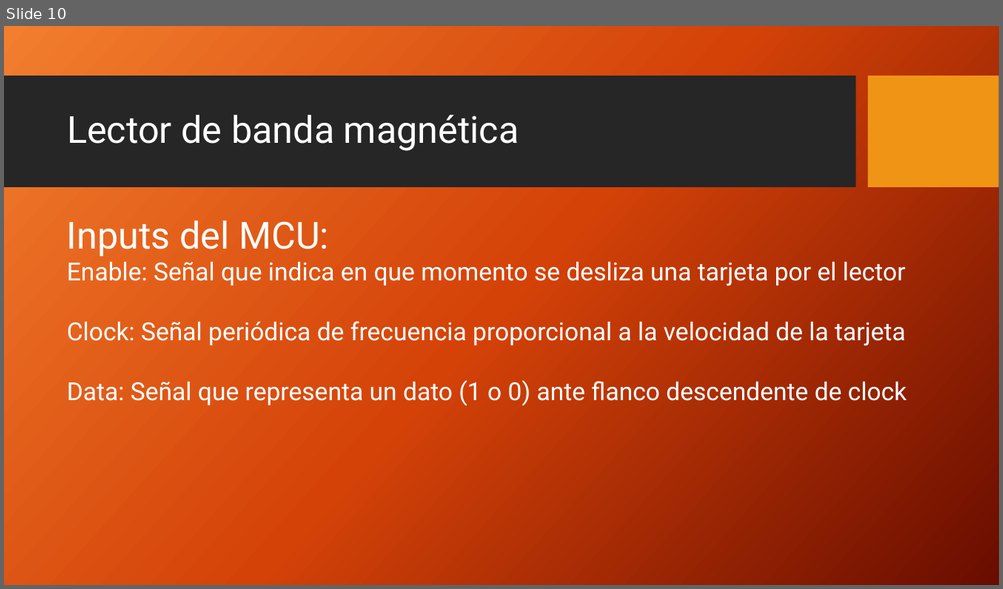
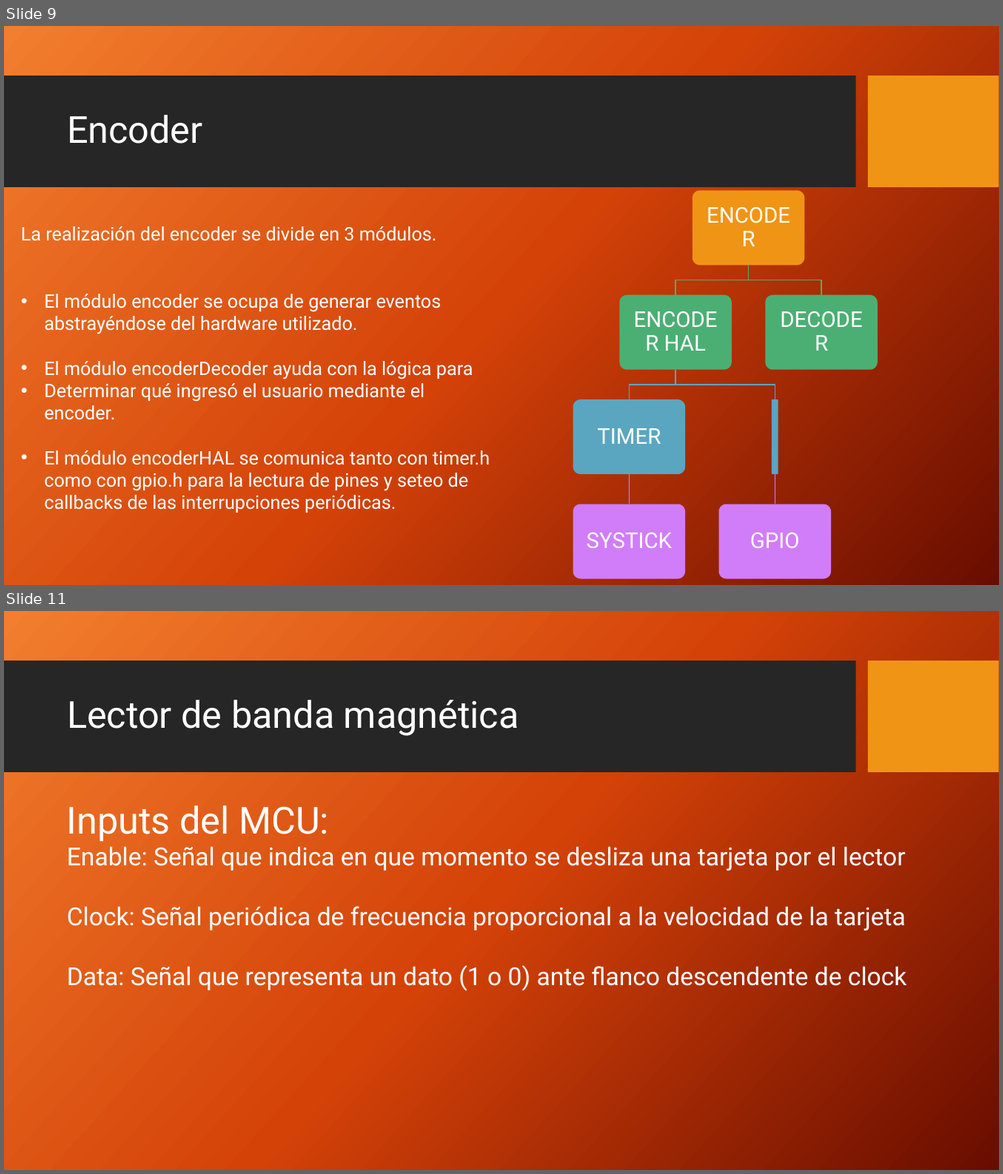
Before and after one commit to mlarroque/TP1-LABmicros, a slide deck: Control de Acceso.pptx. Shown one above the other, each under a label of ours: slide 10 before the commit, slides 9 and 11 after it; the slides between them are not shown. The pictures are 1003x589 and 1003x1174 pixels, drawn with LibreOffice and Linux fonts; fonts in the diff are those of the drawing; background and template pictures are left out. Boxes give left, top, right and bottom in pixels: in the first picture for what was removed or moved away, otherwise in the second. Text is boxed around its words. In the diff, an @@ line names an element or a change of style, - is before the commit and + after.

Commit message:
ppt y embellecimiento del encoder etc

```diff
--- a/Control de Acceso.pptx
+++ b/Control de Acceso.pptx
@@ slide 9 added at [4, 26, 999, 585], background picture (left out); not listed: 2 template elements that a slide beside it also shows @@
@@ title added at [67, 115, 203, 144], 36 pt, text #FFFFFF @@
+Encoder
@@ text added at [21, 227, 489, 513], 18 pt, text #FFFFFF @@
+La realización del encoder se divide en 3 módulos.
+• El módulo encoder se ocupa de generar eventos abstrayéndose del hardware utilizado.
+• El módulo encoderDecoder ayuda con la lógica para
+• Determinar qué ingresó el usuario mediante el encoder.
+• El módulo encoderHAL se comunica tanto con timer.h como con gpio.h para la lectura de pines y seteo de callbacks de las interrupciones periódicas.
@@ group added at [573, 191, 877, 579]: 7 rounded rectangles, 6 texts, 6 freeform shapes @@
+ENCODER
+ENCODER HAL
+TIMER
+SYSTICK
+GPIO
+DECODER
@@ what was slide 10 is now slide 11 @@
```
Also in this commit, not shown: 6 slides changed, 1 other slide added, 1 slide removed, 29 other files.
